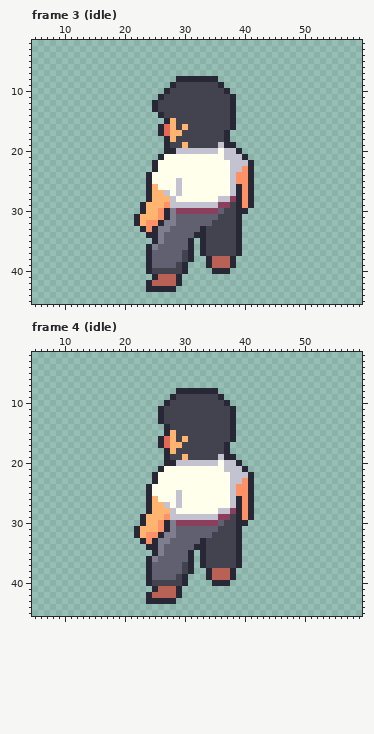
Pixel-art file -- ASSETS_AND_ASSEPRITE_FILES/Characters/Suryo.aseprite. The picture above is the old version.
64x64 pixels, 42 frames. Shown: frame 3 (idle): x 5..59, y 2..45; frame 4 (idle): x 5..59, y 2..45. The commit also changed other frames, which this record leaves out.
Once edited:
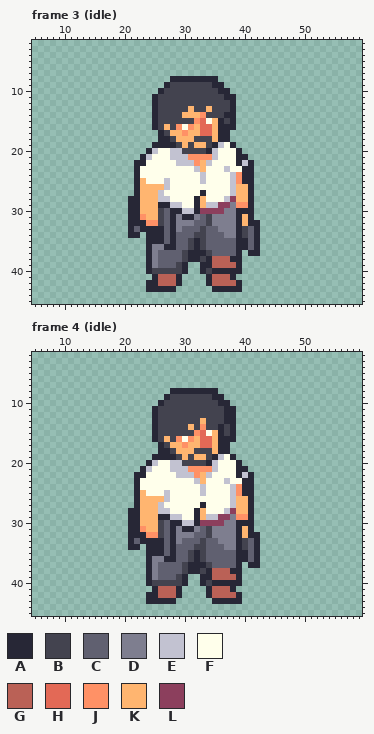
Palette (. is transparent): A #272736  B #43434f  C #606070  D #7e7e8f  E #c2c2d1  F #ffffeb  G #ba6156  H #e36956  J #ff9166  K #ffb570  L #8c3f5d
Edits made:
layer "left-front Copy" now shown
layer "right-back" now shown
layer "Layer 3" now shown
Frame 3 (idle), layers "Layer 3", "right-back", "left-front Copy":
y 8: x 28 . -> A
y 9: x 27..28 .A -> AB; x 35 B -> A
y 10: x 26..27 .A -> AB; x 36 B -> A
y 11: x 25..26 .A -> AB; x 37 B -> A
y 13: x 31 B -> K; x 34 B -> K
y 14: x 25..26 .A -> AB; x 30..33 BBBB -> KKKJ; x 37 B -> A
y 15: x 25..28 ..AK -> ABBB; x 32..36 BBBBB -> JHFKA
y 16: x 25..37 .AHKBKBBBBBBB -> ABKBJFJKHHKAA
y 17: x 27 H -> B; x 30..36 BBBBBBB -> JKKHHKA
y 18: x 26 . -> A; x 28..31 KBBB -> BKKK; x 35..36 BB -> KA
y 19: x 25..26 .. -> AA; x 28 B -> A; x 32..33 BB -> KK; x 35 B -> A; x 37 A -> F
y 20: x 24..28 ...AA -> AEFFE; x 30..34 EEEEE -> BBBBA; x 37..38 EE -> FF
y 21: x 23..26 ...A -> AEFF; x 28..35 FFFFFFFF -> EEEJJJJE; x 37..39 EEE -> FFA
y 22: x 22..25 ...A -> AAFF; x 29..34 FFFFFF -> EEEJKE; x 38..39 EE -> FA
y 23: x 22..25 ...A -> AFFF; x 32..33 FF -> EK; x 37..40 FEEJ -> EFFA
y 24: x 22..24 ..A -> AFF; x 33 F -> E; x 40 J -> A
y 25: x 22..24 ..A -> AKF; x 27 F -> E; x 29 E -> F; x 33 F -> E; x 40 J -> A
y 26: x 22..24 ..A -> AKK; x 26..27 FF -> KE; x 29 E -> F; x 39..40 AJ -> KK
y 27: x 22..24 ..A -> AKK; x 26..27 KE -> EF; x 29 E -> F; x 33 F -> A; x 39..40 AJ -> KK
y 28: x 21..24 ...A -> AAKK; x 26..28 KKE -> EEF; x 32..33 FF -> AK; x 36 E -> F; x 39..40 AJ -> KK
y 29: x 21..23 ..A -> AAK; x 26..27 KJ -> AA; x 30..33 EEEE -> FFAK; x 38..39 BA -> DJ
y 30: x 21..23 ..A -> AAK; x 26..32 JADLLLL -> BCAAEEA; x 36..38 CBB -> LDD; x 41 . -> A
y 31: x 21 . -> A; x 23 K -> J; x 26..32 JADCCCC -> BCADAAD; x 34..38 CCBBB -> BDDDD; x 40..41 .. -> KA
y 32: x 21 . -> A; x 23 K -> A; x 26..31 ADDCCC -> BCADDD; x 34..38 CBBBB -> BDDDD; x 40..42 ... -> KAA
y 33: x 21..22 .. -> AC; x 24 J -> A; x 26..29 DDCC -> ACAD; x 33..38 ABBBBB -> BCCDDD; x 40..42 ... -> BCA
y 34: x 21..22 .. -> AA; x 26 D -> A; x 28 C -> A; x 32..38 AABBBBB -> BBCCCDD; x 40..42 ... -> BCA
y 35: x 24 . -> A; x 26 D -> A; x 28 C -> A; x 31..38 A.ABBBBB -> BABCCCCC; x 40..42 ... -> ACA
y 36: x 26..28 CCC -> DAA; x 31..38 A.ABBBBB -> BABCCCCC; x 40..42 ... -> ACA
y 37: x 25 C -> D; x 32 . -> A; x 35..38 BBBB -> CCCC; x 41..42 .. -> AA
y 38: x 25 C -> D; x 32..33 .. -> AB; x 39 . -> A
y 39: x 25 C -> D; x 33 . -> A; x 38..39 A. -> GA
y 40: x 33..34 .. -> AB; x 38..39 .. -> AA
y 41: x 34..38 ..... -> AGGGA
y 42: x 25 G -> A; x 34..39 ...... -> AGGGGA
y 43: x 35..39 ..... -> AAAAA
Frame 4 (idle), layers "Layer 3", "right-back", "left-front Copy":
y 8: x 28 . -> A
y 9: x 27..28 .A -> AB; x 35 B -> A
y 10: x 26..27 .A -> AB; x 36 B -> A
y 11..12: x 25..26 .A -> AB; x 37 B -> A
y 13: x 25..26 .A -> AB; x 33 B -> K; x 37 B -> A
y 14: x 25..27 ..A -> ABB; x 31 B -> K; x 33 B -> J; x 36 B -> A
y 15: x 25..28 ..AK -> ABBB; x 32..36 BBBBB -> JHFKA
y 16: x 25..37 .AHKBKBBBBBBB -> ABKBJFJKHHKAA
y 17: x 27 H -> B; x 30..36 BBBBBBB -> JKKHHKA
y 18: x 26 . -> A; x 28..31 KBBB -> BKKK; x 35..36 BB -> KA
y 19: x 25..26 .. -> AA; x 28 B -> A; x 32..33 BB -> KK; x 35 B -> A; x 37 A -> F
y 20: x 24..28 ...AA -> AEFFE; x 30..34 EEEEE -> BBBBA; x 37..38 EE -> FF
y 21: x 23..26 ...A -> AEFF; x 28..35 FFFFFFFF -> EEEJJJJE; x 37..39 EEE -> FFA
y 22: x 22..25 ...A -> AAFF; x 29..34 FFFFFF -> EEEJKE; x 38..39 EE -> FA
y 23: x 22..25 ...A -> AFFF; x 32..33 FF -> EK; x 37..40 FEEJ -> EFFA
y 24: x 22..24 ..A -> AFF; x 33 F -> E; x 40 J -> A
y 25: x 22..24 ..A -> AKF; x 27 F -> E; x 29 E -> F; x 33 F -> E; x 40 J -> A
y 26: x 22..24 ..A -> AKK; x 26..27 FF -> KE; x 29 E -> F; x 39..40 AJ -> KK
y 27: x 22..24 ..A -> AKK; x 26..27 KE -> EF; x 29 E -> F; x 33 F -> A; x 39..40 AJ -> KK
y 28: x 21..24 ...A -> AAKK; x 26..28 KKE -> EEF; x 32..33 FF -> AK; x 36 E -> F; x 39..40 AJ -> KK
y 29: x 21..23 ..A -> AAK; x 26..27 KJ -> AA; x 30..33 EEEE -> FFAK; x 38..39 BA -> DJ
y 30: x 21..23 ..A -> AAK; x 26..32 JADLLLL -> BCAAEEA; x 36..38 CBB -> LDD; x 41 . -> A
y 31: x 21 . -> A; x 23 K -> J; x 26..32 JADCCCC -> BCADAAD; x 34..38 CCBBB -> BDDDD; x 40..41 .. -> KA
y 32: x 21 . -> A; x 23 K -> A; x 26..31 ADDCCC -> BCADDD; x 34..38 CBBBB -> BDDDD; x 40..42 ... -> KAA
y 33: x 21..22 .. -> AC; x 24 J -> A; x 26..29 DDCC -> ACAD; x 33..38 ABBBBB -> BCCDDD; x 40..42 ... -> BCA
y 34: x 21..22 .. -> AA; x 26 D -> A; x 28 C -> A; x 32..38 AABBBBB -> BBCCCDD; x 40..42 ... -> BCA
y 35: x 24 . -> A; x 26 D -> A; x 28 C -> A; x 31..38 A.ABBBBB -> BABCCCCC; x 40..42 ... -> ACA
y 36: x 26..28 CCC -> DAA; x 31..38 A.ABBBBB -> BABCCCCC; x 40..42 ... -> ACA
y 37: x 25 C -> D; x 32 . -> A; x 35..38 BBBB -> CCCC; x 41..42 .. -> AA
y 38: x 25 C -> D; x 32..33 .. -> AB; x 39 . -> A
y 39: x 25 C -> D; x 33 . -> A; x 38..39 A. -> GA
y 40: x 33..34 .. -> AB; x 38..39 .. -> AA
y 41: x 34..38 ..... -> AGGGA
y 42: x 25 G -> A; x 34..39 ...... -> AGGGGA
y 43: x 35..39 ..... -> AAAAA
Where, in picture pixels (left, top, right, bottom), the same in both pictures:
changed: (128, 76, 260, 292)
changed: (128, 388, 260, 604)
